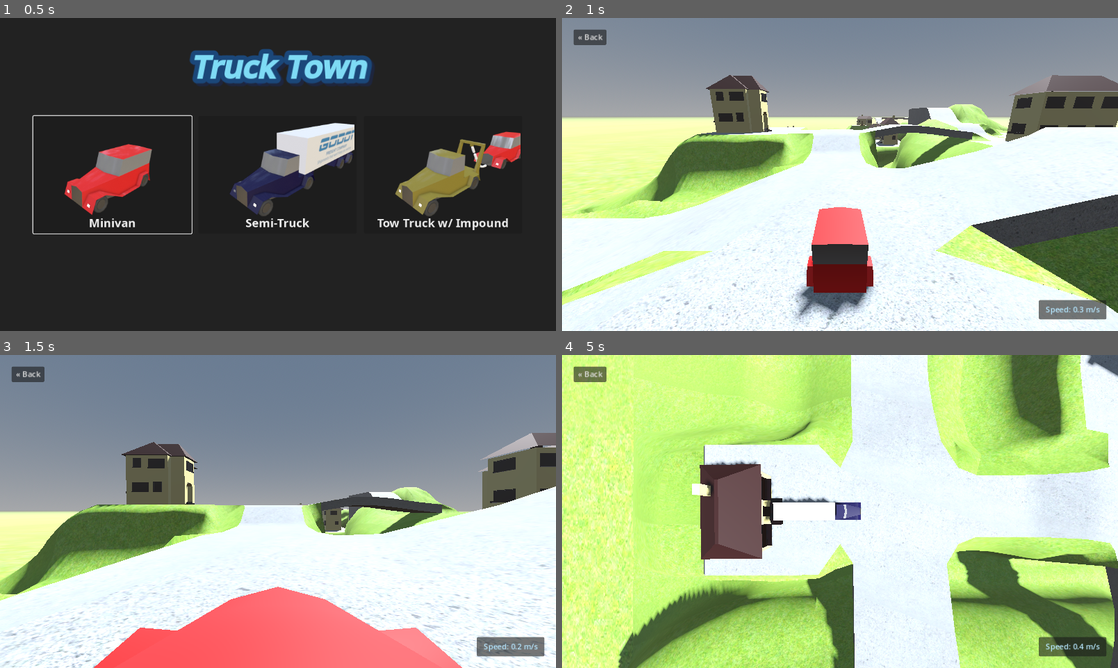
Above: before the commit, frames 1-4 (two rows, left to right).
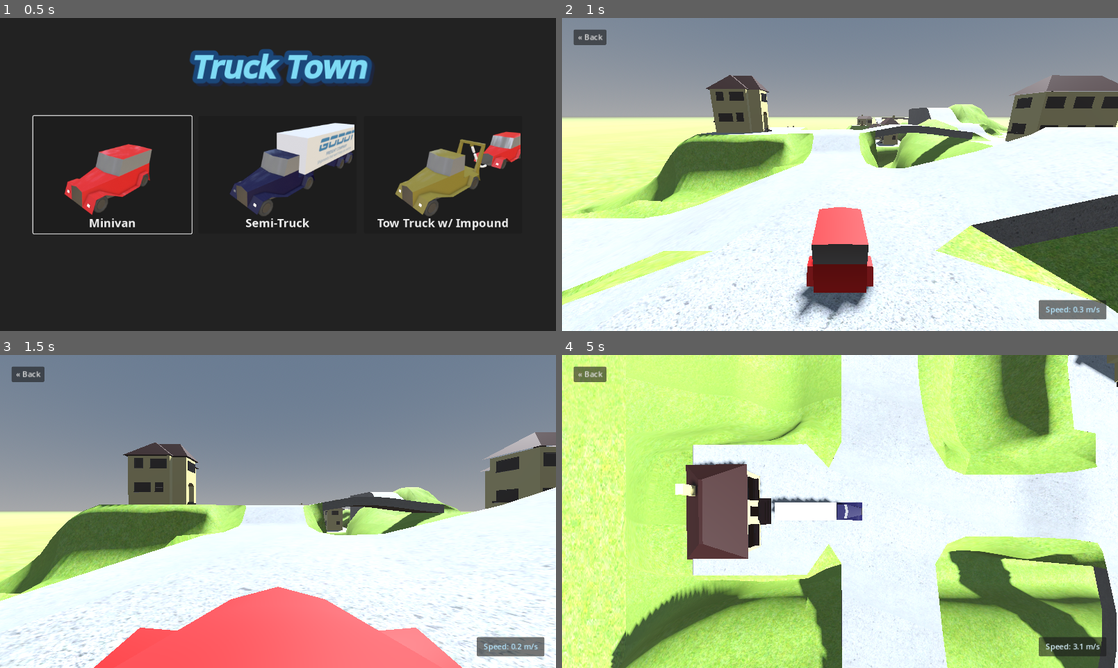
Above: after the commit, the same moments.

Repository: diganta121/mpu-racing-wheel
Game: Godot game, scene res://car_select/car_select.tscn
Same seed, same stepped clock (60 frames per second), same inputs: the game is played once before the commit and once after it.
Inputs (mouse positions are in pixels of both pictures, inside the frame that each line leads up to):
- Up to frame 1 (0.5 s): no input
- Up to frame 2 (1 s): click (673, 174) at 0.5 s
- Up to frame 3 (1.5 s): move the mouse to (400, 495) at 1.27 s; hold D (turn_right) from 1.28 s (still down); hold C (cycle_camera) from 1.28 s (still down)
- Up to frame 4 (5 s): move the mouse to (728, 527) at 2.02 s; release D (turn_right) at 2.03 s; release C (cycle_camera) at 2.03 s; hold Escape (back) 2.03-2.75 s; tap C (cycle_camera) at 2.1, 4.35 s; click (840, 511) at 2.75 s; move the mouse to (895, 442) at 3.52 s; hold D (turn_right) 3.53-4.28 s; hold C (cycle_camera) 3.53-4.28 s; move the mouse to (812, 574) at 4.27 s; hold W (accelerate) from 4.28 s (still down)

Frame 1 is identical in both runs. In frame 2, less than 0.1% of the frame differs, in the area x 5-100%, y 18-94%; in frame 3, 3.5%; in frame 4, 25%, in the area x 0-100%, y 0-100%.
Error before the commit: Parse Error: Used space character for indentation instead of tab as used before in the file. (res://vehicles/vehicle.gd:31)

Commit message:
works!!
no buttons tho

Diff:
--- a/Game/vehicles/vehicle.gd
+++ b/Game/vehicles/vehicle.gd
@@ -10,27 +10,19 @@
 var _steer_target := 0.0
 
 @onready var desired_engine_pitch: float = $EngineSound.pitch_scale
-const mmin = 100
+const mmin = 40
 const mmax = 700
 const mmid = 1080/2
-func Mouse_steering():
-	var mpos = get_viewport().get_mouse_position().x
-	var diff = mmid - mpos
-	print(diff)
-	if diff < mmin:
-		return -1
-	elif  diff > mmax:#left
-		return 1
-	else:
-		return 0
-	#print(diff)
 
-const d = [[1,-1],[-mmax,mmax]]
+func mx3(x_val,x1,x2,y1,y2):
+	# linear interpolation
+	return y1 + (x_val - x1) * (y2 - y1) / (x2 - x1)
 func Mouse_steeringV2():
 	var diff :float = mmid - get_viewport().get_mouse_position().x
 	print(diff)
-    var op :float = d[0][1] + (x - d[0][0]) * ((d[1][1] - d[0][1])/(d[1][0] - d[0][0]))
+	var op :float = mx3(diff,-mmax,mmax,-1,1)
 	if abs(diff) > mmin:
+		print(op)
 		return op
 	else:
 		return 0
@@ -39,7 +31,7 @@
 
 func _physics_process(delta: float) -> void:
 	# =======================================================
-	_steer_target = Mouse_steering() #Input.get_axis(&"turn_right", &"turn_left")
+	_steer_target = Mouse_steeringV2() #Input.get_axis(&"turn_right", &"turn_left")
 	_steer_target *= STEER_LIMIT
 	#print(_steer_target)
 	# ==========
Not shown, changed: ard_wheel/ard_wheel.ino
Not shown, changed: serial_mouse_v1.py
